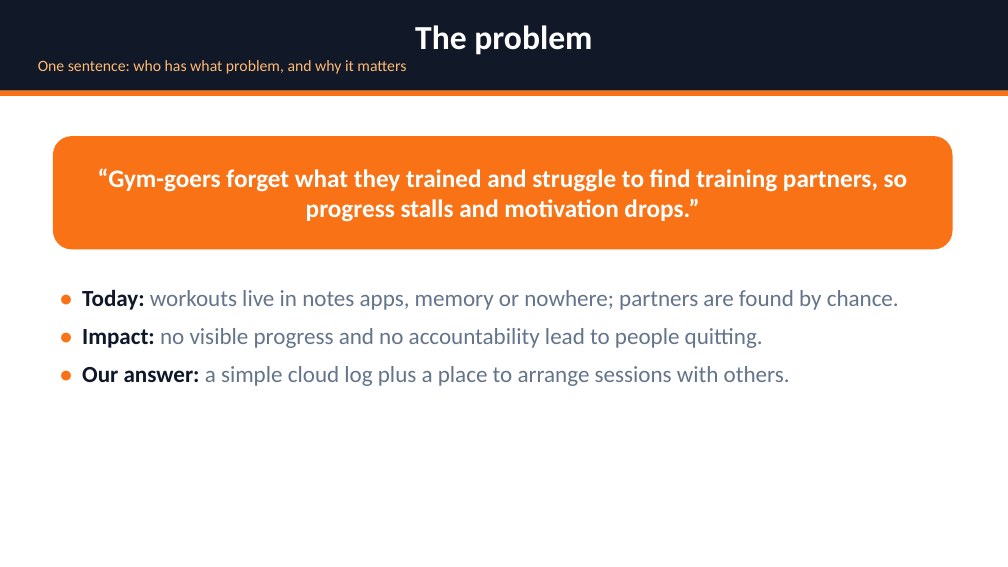
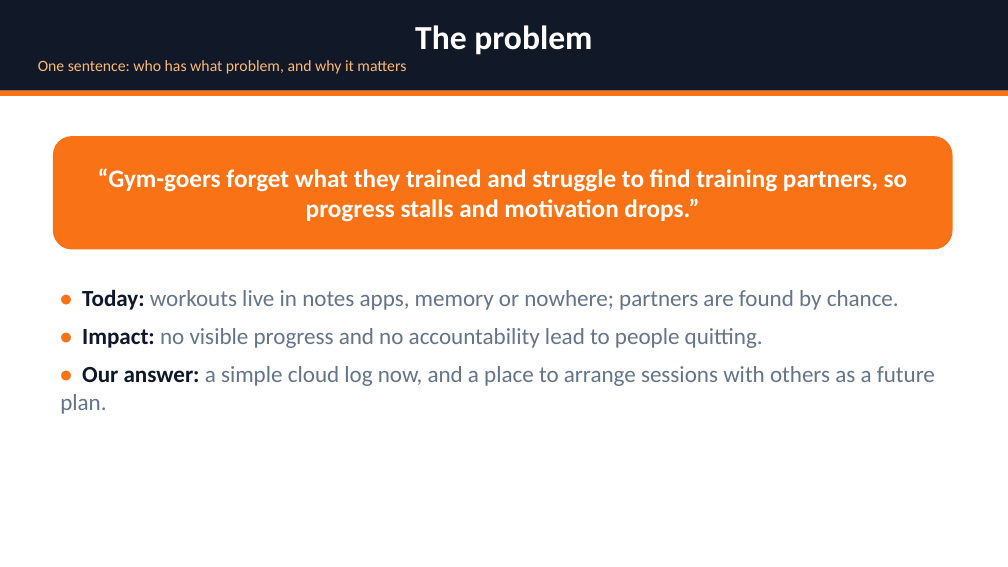
Before and after one commit to Ozodiy/gymbuddy-app, a slide deck: slide 3 of docs/presentation/GymBuddy_Lab1_Presentation.pptx. Drawn at 1008x567 pixels with LibreOffice and Linux fonts; fonts in the diff are those of the drawing. Boxes give left, top, right and bottom in pixels: in the first picture for what was removed or moved away, otherwise in the second. Text is boxed around its words. In the diff, an @@ line names an element or a change of style, - is before the commit and + after.

```diff
--- a/docs/presentation/GymBuddy_Lab1_Presentation.pptx
+++ b/docs/presentation/GymBuddy_Lab1_Presentation.pptx
@@ text at [60,366,935,414]: text changed @@
-• Our answer: a simple cloud log plus a place to arrange sessions with others.
+• Our answer: a simple cloud log now, and a place to arrange sessions with others as a future plan.
```
Also in this commit, not shown: 3 other slides changed, 1 other file.
